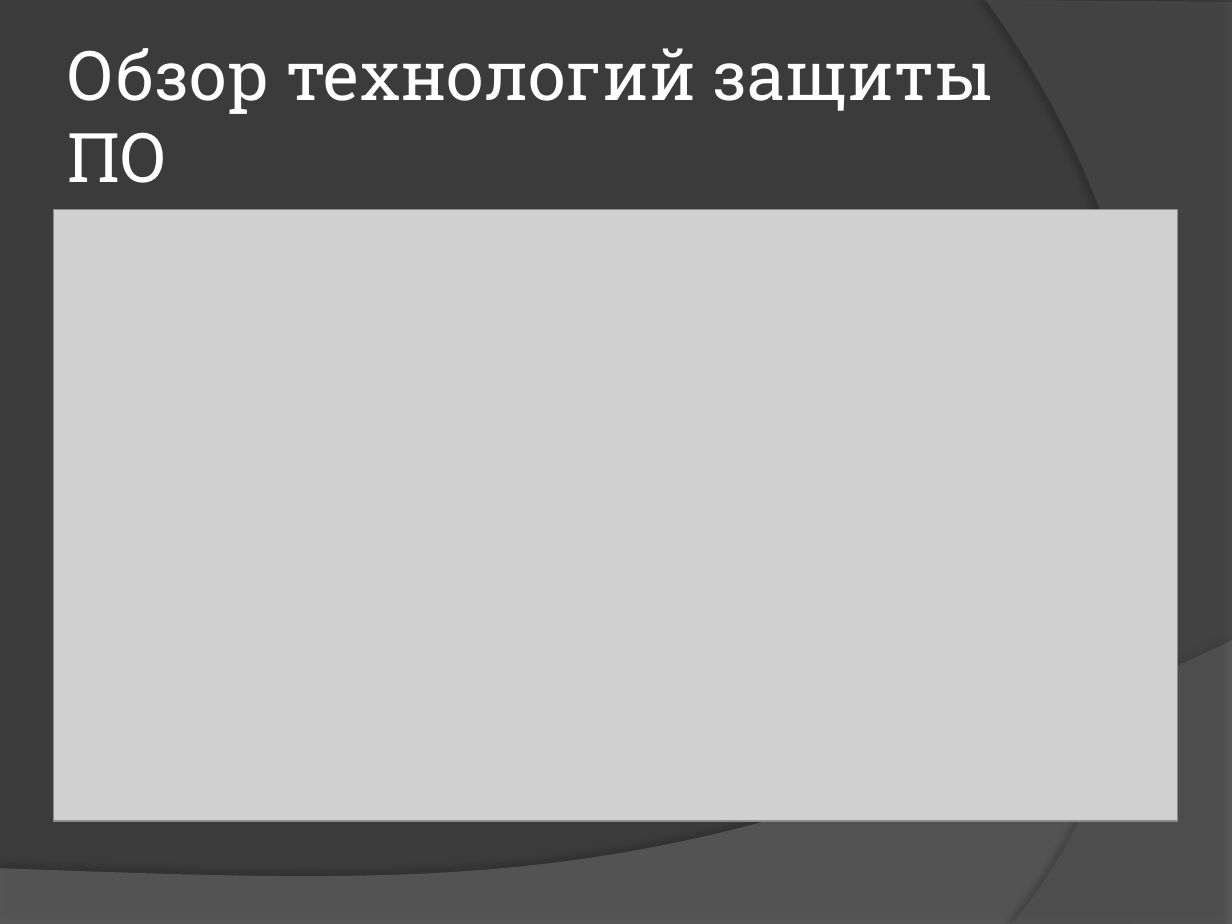
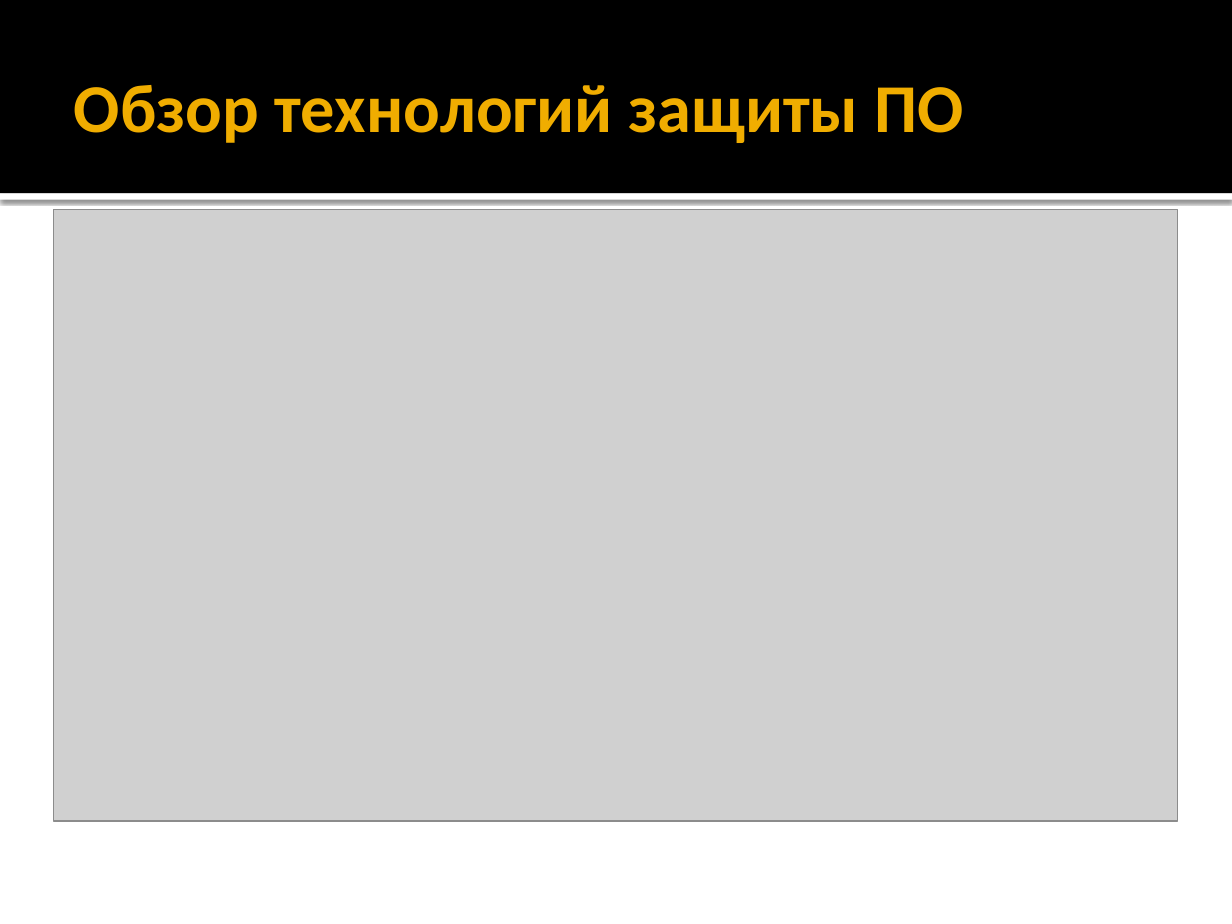
Before and after one commit to bestserg/MonoInjections, a slide deck: slide 5 of Presentation/Дипломный проект.pptx (slide 2 before the commit). Drawn at 1232x924 pixels with LibreOffice and Linux fonts; fonts in the diff are those of the drawing; grey boxes stand for pictures. Boxes give left, top, right and bottom in pixels: in the first picture for what was removed or moved away, otherwise in the second. Text is boxed around its words. In the diff, an @@ line names an element or a change of style, - is before the commit and + after.

```diff
--- a/Presentation/Дипломный проект.pptx
+++ b/Presentation/Дипломный проект.pptx
@@ background #3B3B3B to #FFFFFF @@
@@ rectangle added at box(0, 0, 1232, 193), fill #000000 @@
@@ title "Обзор технологий защиты ПО": place and size @@
-title "Обзор технологий защиты ПО" at box(68, 48, 992, 183)
+title "Обзор технологий защиты ПО" at box(74, 85, 963, 143)
@@ title "Обзор технологий защиты ПО" at box(74, 85, 963, 143): font Roboto Slab to Calibri, text colour #FFFFFF to #F0AD00, bold on @@
@@ freeform shape removed at box(986, 0, 1232, 924) @@
@@ rectangle added at box(0, 193, 1232, 200), fill #FFFFFF @@
@@ freeform shape removed at box(0, 641, 1232, 924) @@
```
Also in this commit, not shown: 4 other slides changed, 10 slides added, 4 other files.
